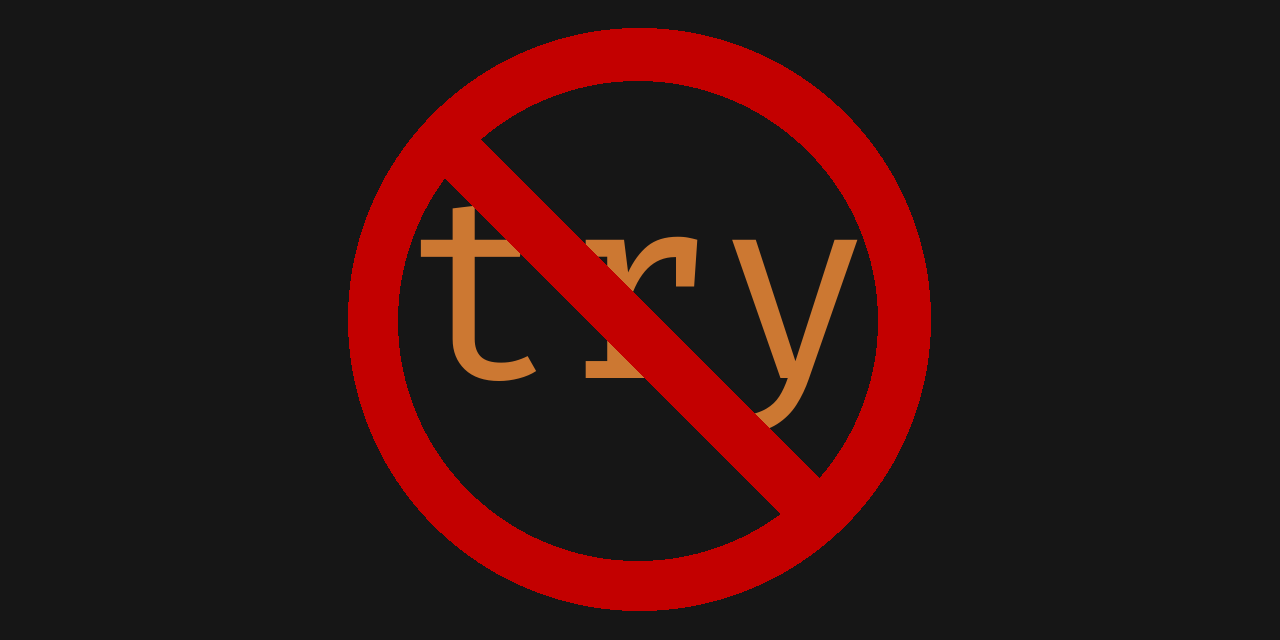
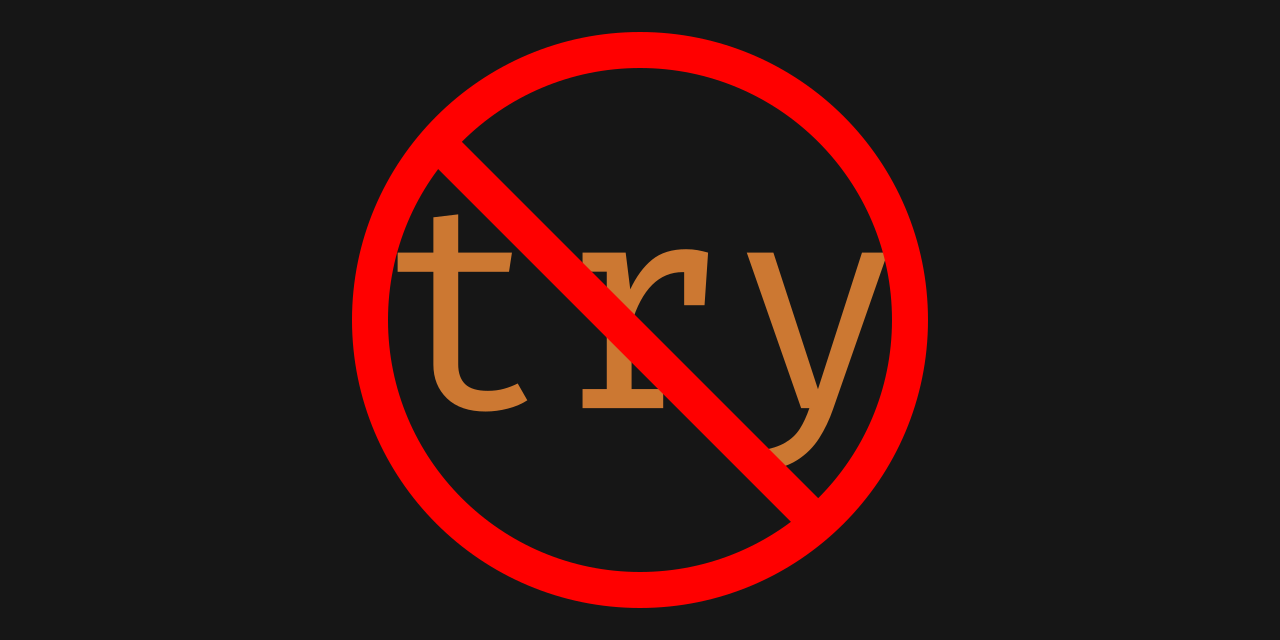
Comparing the layer stacks of the two 1280px x 640px images. Changes:
renamed "no" to "pluginIcon.svg copy", painted on it over [348, 28, 931, 611]
